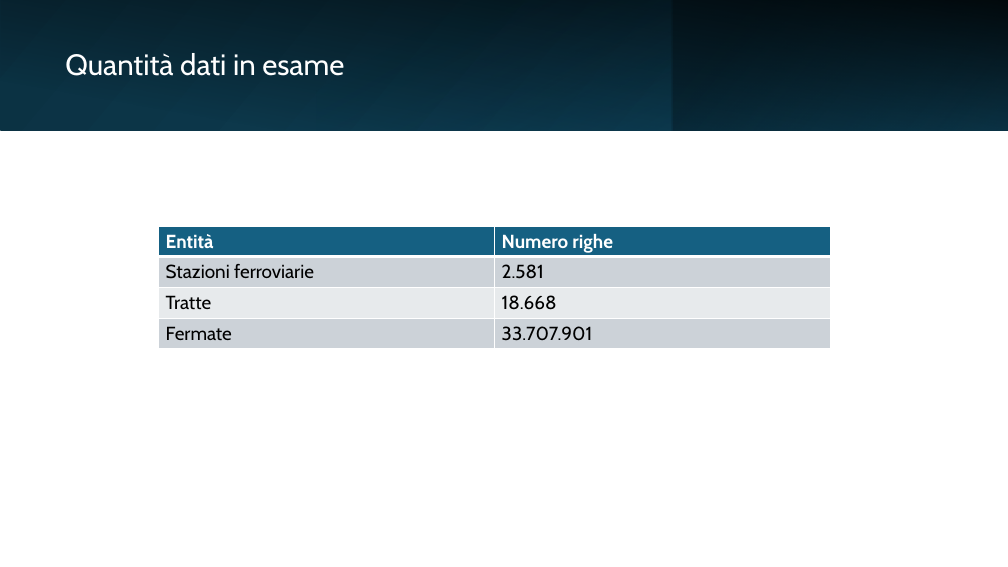
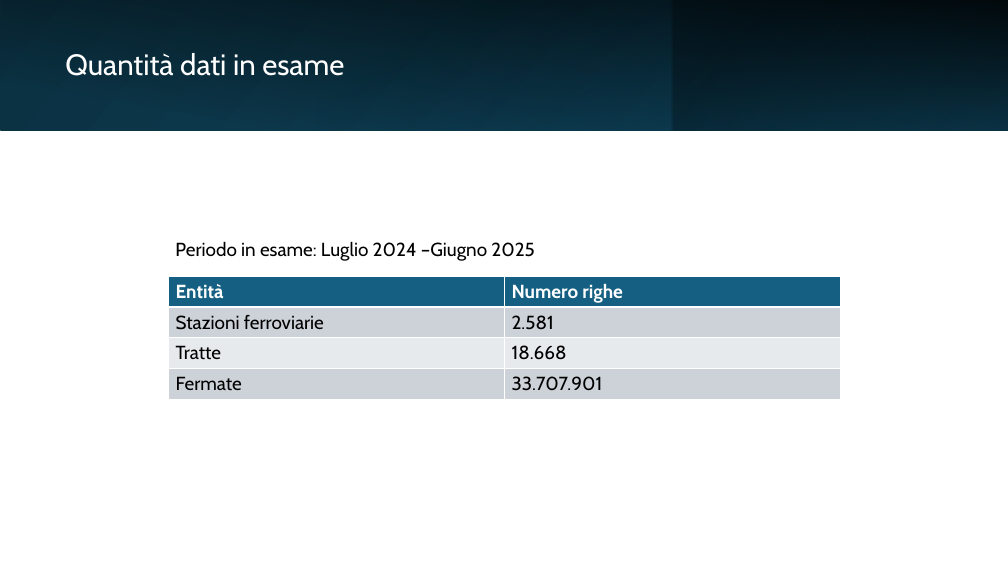
Before and after one commit to AndreaSpolaor/AnalisiTrafficoFerroviario, a slide deck: slide 7 of Analisi del trasporto ferroviario italiano.pptx. Drawn at 1008x567 pixels with LibreOffice and Linux fonts; fonts in the diff are those of the drawing. Boxes give left, top, right and bottom in pixels: in the first picture for what was removed or moved away, otherwise in the second. Text is boxed around its words. In the diff, an @@ line names an element or a change of style, - is before the commit and + after.

```diff
--- a/Analisi del trasporto ferroviario italiano.pptx
+++ b/Analisi del trasporto ferroviario italiano.pptx
@@ text added at (175, 241, 535, 261), 18 pt, text #000000 @@
+Periodo in esame: Luglio 2024 –Giugno 2025
@@ table: place and size @@
-table at (158, 226, 830, 349)
+table at (168, 277, 839, 399)
```
Also in this commit, not shown: 8 other slides changed, 1 slide added, 2 other files.
